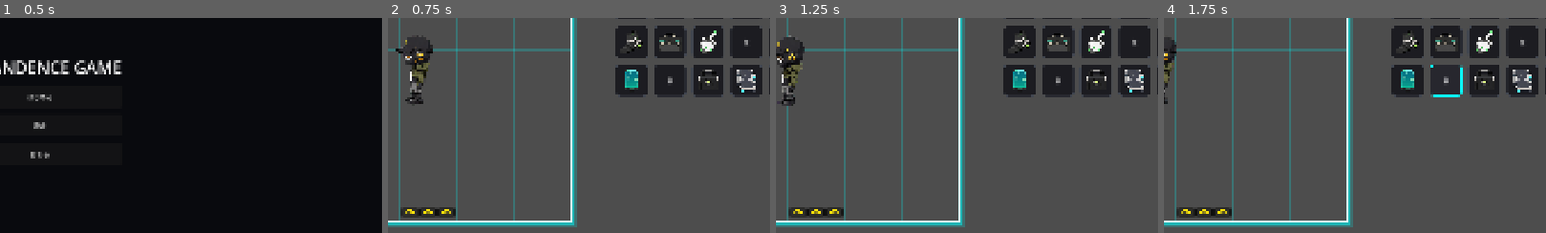
Above: before the commit, frames 1-4 (left to right).
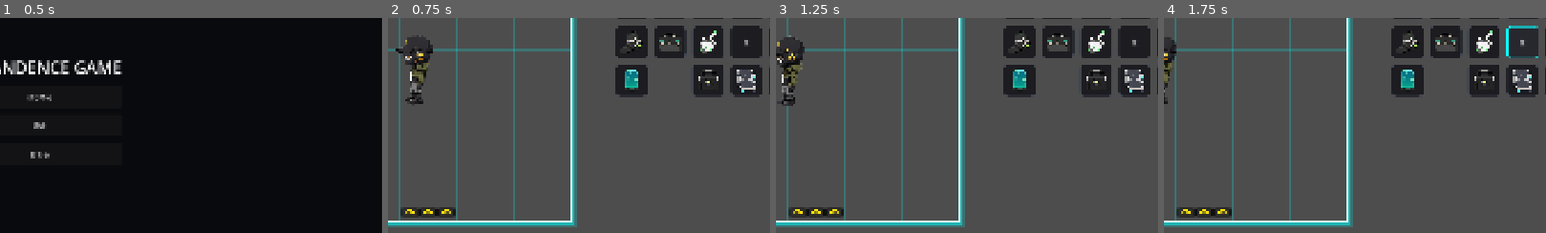
Above: after the commit, the same moments.

Repository: grimoire1089-coder/optimistic
Game: Godot game, scene res://Scenes/Boot/TitleScene.tscn
Two runs of this game, one before a commit and one after it. Both use one fixed random seed, a clock stepped at 60 frames per second and the inputs below. Sound files missing from this copy of the repository are replaced by a short silence.
Inputs:
- Up to frame 1 (0.5 s): no input
- Up to frame 2 (0.75 s): click "はじめる" at 0.5 s
- Up to frame 3 (1.25 s): no input
- Up to frame 4 (1.75 s): click "仮" at 1.25 s
The pictures show only the part of the screen within x 45-95%, y 28-78%; the shares and areas given below are measured in that part.

Frame 1 is identical in both runs. In frame 2, 1.2% of the frame differs, in the area x 69-79%, y 21-37%; in frame 3, 1.2%; in frame 4, 1.5%, in the area x 69-98%, y 3-37%.

Commit message:
Register management HUD button layout

Diff:
--- a/Scripts/UI/HUD/Modules/RightHudLayoutModule.gd
+++ b/Scripts/UI/HUD/Modules/RightHudLayoutModule.gd
@@ -15,7 +15,7 @@
 
 const PASSIVE_FRAME_BUTTONS := [
 	"PlanHudButton",
-	"PlaceholderHudButton02",
+	"ManagementButton",
 	"InteractButton",
 	"PlaceholderHudButton05",
 ]
@@ -32,7 +32,7 @@
 	"SettingsButton": Vector2(HudButtonStyle.THIRD_ROW_PLACEHOLDER_05_LEFT, HudButtonStyle.THIRD_ROW_TOP),
 	"BillButton": Vector2(HudButtonStyle.SECOND_ROW_BILL_LEFT, HudButtonStyle.SECOND_ROW_TOP),
 	"PlanHudButton": Vector2(HudButtonStyle.THIRD_ROW_PLACEHOLDER_01_LEFT, HudButtonStyle.THIRD_ROW_TOP),
-	"PlaceholderHudButton02": Vector2(HudButtonStyle.THIRD_ROW_PLACEHOLDER_02_LEFT, HudButtonStyle.THIRD_ROW_TOP),
+	"ManagementButton": Vector2(HudButtonStyle.THIRD_ROW_PLACEHOLDER_02_LEFT, HudButtonStyle.THIRD_ROW_TOP),
 	"InteractButton": Vector2(HudButtonStyle.SECOND_ROW_CRAFT_LEFT, HudButtonStyle.SECOND_ROW_TOP),
 	"EncyclopediaButton": Vector2(HudButtonStyle.THIRD_ROW_PLACEHOLDER_04_LEFT, HudButtonStyle.THIRD_ROW_TOP),
 	"PlaceholderHudButton05": Vector2(HudButtonStyle.SECOND_ROW_SETTINGS_LEFT, HudButtonStyle.SECOND_ROW_TOP),
